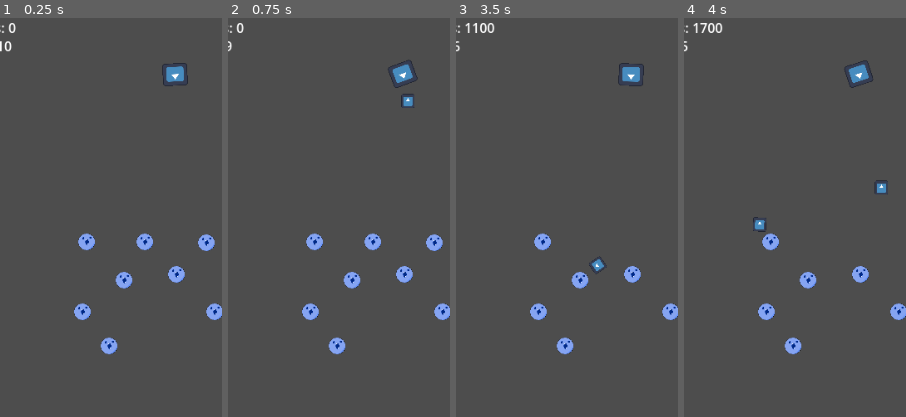
Above: before the commit, frames 1-4 (left to right).
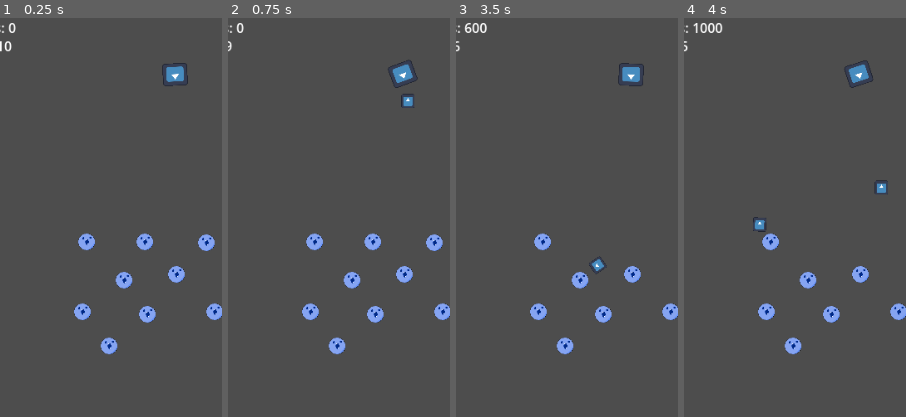
Above: after the commit, the same moments.

Repository: teachermanjeff/physics2025
Game: Godot game, scene res://playtest.tscn
The game is run twice, just before and just after one commit, with the same random seed, the same clock (stepped at 60 frames per second) and the same inputs. The project has no main scene, so this scene is started directly. The engine's default icon, where the game draws it, is replaced by a stand-in: a white triangle on a blue panel in a dark square.
Inputs (mouse positions are % of the whole screen's width and height, from its top left):
- Up to frame 1 (0.25 s): no input
- Up to frame 2 (0.75 s): tap Enter at 0.5 s; move the mouse to (73, 45) at 0.52 s; click (73, 45) at 0.6 s
- Up to frame 3 (3.5 s): move the mouse to (30, 55) at 1.27 s; click (30, 55) at 1.35 s; move the mouse to (61, 28) at 2.02 s; click (61, 28) at 2.1 s; move the mouse to (45, 70) at 2.77 s; click (45, 70) at 2.85 s
- Up to frame 4 (4 s): move the mouse to (81, 65) at 3.52 s; click (81, 65) at 3.6 s
The pictures show only the part of the screen within x 9-59%, y 0-50%; the shares and areas given below are measured in that part.

The runs differ from the first frame. In frame 1, 0.3% of the frame differs, in the area x 62-71%, y 72-77%; in frame 2, 0.3%; in frame 3, 0.4%, in the area x 3-71%, y 1-77%; in frame 4, 0.3%.

Commit message:
sounds folder + sounds

Diff:
--- a/bouncegame/playtest.tscn
+++ b/bouncegame/playtest.tscn
@@ -48,17 +48,7 @@
 [node name="normal_peg10" parent="." instance=ExtResource("1_qjlvb")]
 position = Vector2(42, 202)
 
-[connection signal="addpoint" from="normal_peg" to="HUD" method="_on_normal_peg_addpoint"]
-[connection signal="addpoint" from="normal_peg2" to="HUD" method="_on_normal_peg_addpoint"]
-[connection signal="addpoint" from="normal_peg3" to="HUD" method="_on_normal_peg_addpoint"]
-[connection signal="addpoint" from="normal_peg4" to="HUD" method="_on_normal_peg_addpoint"]
-[connection signal="addpoint" from="normal_peg5" to="HUD" method="_on_normal_peg_addpoint"]
-[connection signal="addpoint" from="normal_peg6" to="HUD" method="_on_normal_peg_addpoint"]
-[connection signal="addpoint" from="normal_peg7" to="HUD" method="_on_normal_peg_addpoint"]
-[connection signal="addpoint" from="normal_peg8" to="HUD" method="_on_normal_peg_addpoint"]
-[connection signal="addpoint" from="normal_peg9" to="HUD" method="_on_normal_peg_addpoint"]
-[connection signal="addpoint" from="normal_peg10" to="HUD" method="_on_normal_peg_addpoint"]
-[node name="normal_peg3" parent="." instance=ExtResource("1_qjlvb")]
+[node name="normal_peg11" parent="." instance=ExtResource("1_qjlvb")]
 position = Vector2(91, 282)
 
 [node name="StaticBody2D2" type="StaticBody2D" parent="."]
@@ -72,3 +62,14 @@
 [node name="CollisionShape2D" type="CollisionShape2D" parent="StaticBody2D2/StaticBody2D2"]
 position = Vector2(364, 404)
 shape = SubResource("RectangleShape2D_e2qus")
+
+[connection signal="addpoint" from="normal_peg" to="HUD" method="_on_normal_peg_addpoint"]
+[connection signal="addpoint" from="normal_peg2" to="HUD" method="_on_normal_peg_addpoint"]
+[connection signal="addpoint" from="normal_peg3" to="HUD" method="_on_normal_peg_addpoint"]
+[connection signal="addpoint" from="normal_peg4" to="HUD" method="_on_normal_peg_addpoint"]
+[connection signal="addpoint" from="normal_peg5" to="HUD" method="_on_normal_peg_addpoint"]
+[connection signal="addpoint" from="normal_peg6" to="HUD" method="_on_normal_peg_addpoint"]
+[connection signal="addpoint" from="normal_peg7" to="HUD" method="_on_normal_peg_addpoint"]
+[connection signal="addpoint" from="normal_peg8" to="HUD" method="_on_normal_peg_addpoint"]
+[connection signal="addpoint" from="normal_peg9" to="HUD" method="_on_normal_peg_addpoint"]
+[connection signal="addpoint" from="normal_peg10" to="HUD" method="_on_normal_peg_addpoint"]
Not shown: 1 places in bouncegame/playtest.tscn that only renumber resources
Not shown, added: bouncegame/sounds/Ting.ogg.import
Not shown, added: bouncegame/sounds/canonfire.wav.import
Not shown, added: bouncegame/sounds/peghit_low.ogg.import
Not shown, added: bouncegame/sounds/peghit_plus4b.ogg.import
Not shown, added: bouncegame/sounds/peghit_plus_mega9.ogg.import
Not shown, added: bouncegame/sounds/Ting.ogg
Not shown, added: bouncegame/sounds/canonfire.wav
Not shown, added: bouncegame/sounds/peghit_low.ogg
Not shown, added: bouncegame/sounds/peghit_plus4b.ogg
Not shown, added: bouncegame/sounds/peghit_plus_mega9.ogg
